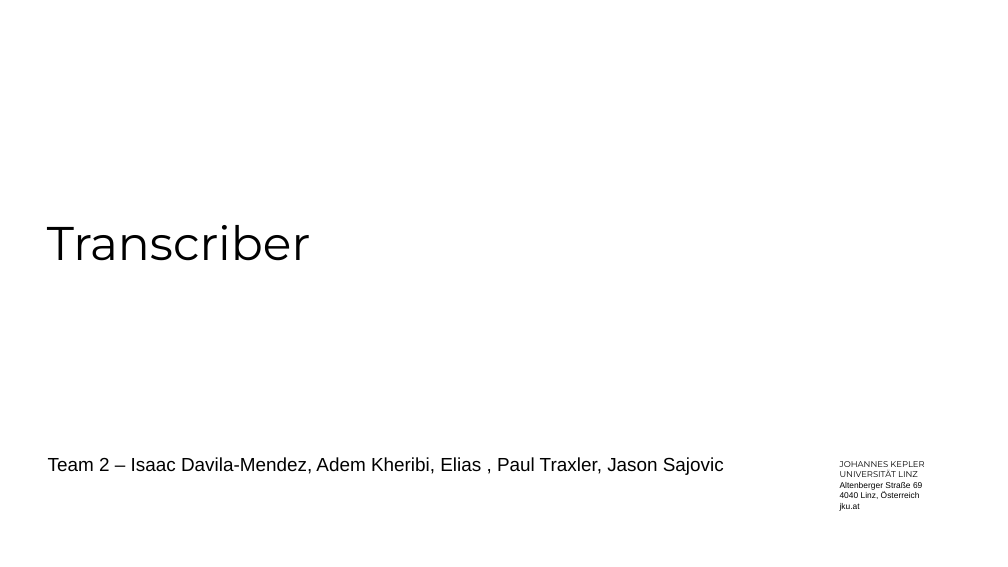
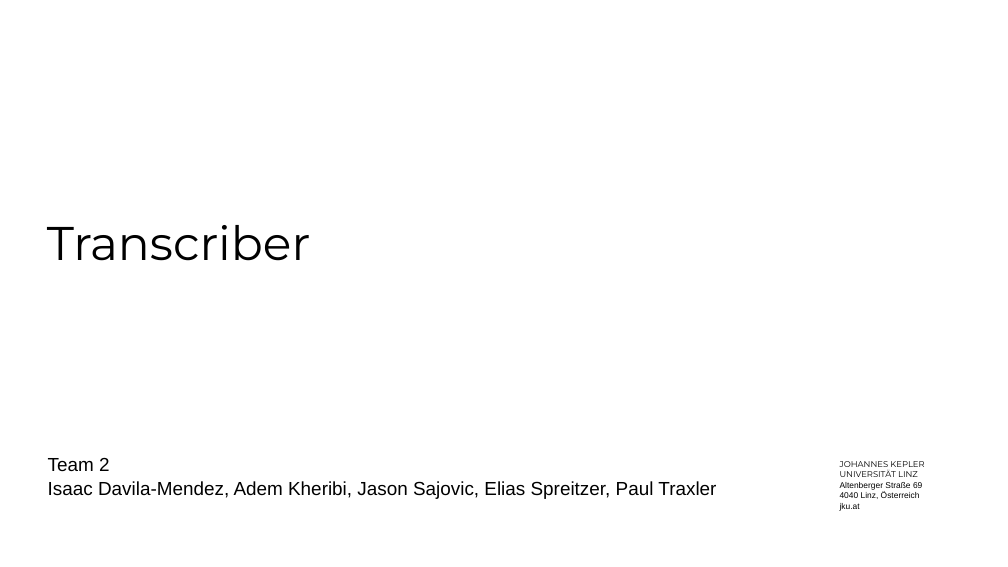
Before and after one commit to Isaac-davila/PR-DKE, a slide deck: slide 2 of docs/Concept_presentation.pptx. Drawn at 1008x567 pixels with LibreOffice and Linux fonts; fonts in the diff are those of the drawing; background and template pictures are left out. Boxes give left, top, right and bottom in pixels: in the first picture for what was removed or moved away, otherwise in the second. Text is boxed around its words. In the diff, an @@ line names an element or a change of style, - is before the commit and + after.

Commit message:
Presentation changed

```diff
--- a/docs/Concept_presentation.pptx
+++ b/docs/Concept_presentation.pptx
@@ subtitle at (48,457,716,499): text changed @@
-Team 2 – Isaac Davila-Mendez, Adem Kheribi, Elias , Paul Traxler, Jason Sajovic
+Team 2
+Isaac Davila-Mendez, Adem Kheribi, Jason Sajovic, Elias Spreitzer, Paul Traxler
```
Also in this commit, not shown: 1 other slide changed.
